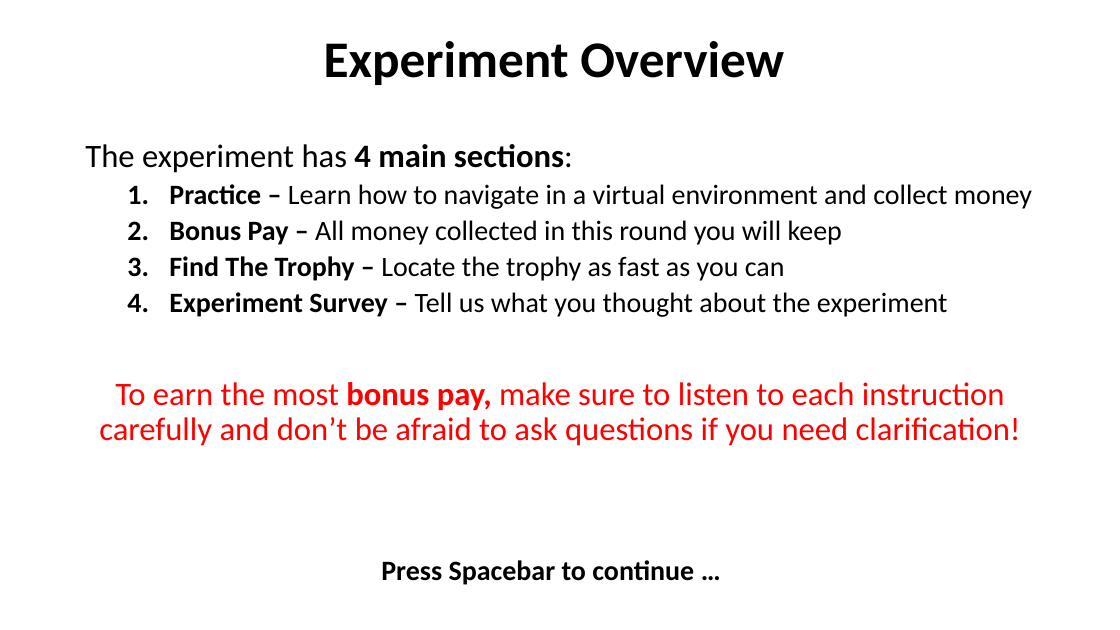
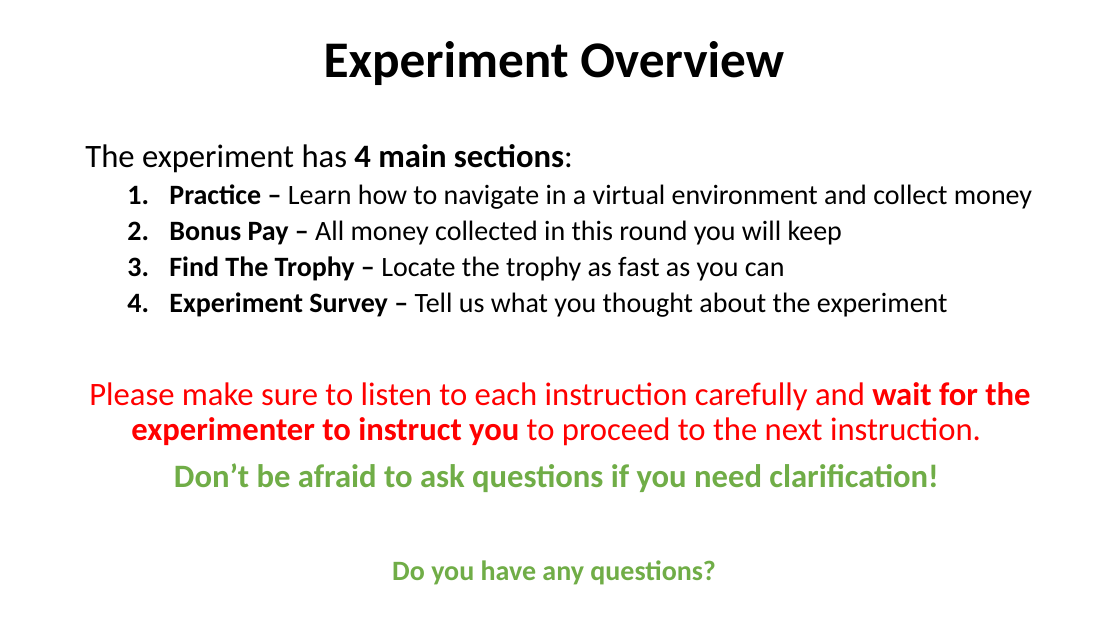
Before and after one commit to kbnealy/OpenMaze, a slide deck: slide 2 of Assets/StreamingAssets/2D_Objects/Practice/Practice_online_final.pptx. Drawn at 1120x630 pixels with LibreOffice and Linux fonts; fonts in the diff are those of the drawing. Boxes give left, top, right and bottom in pixels: in the first picture for what was removed or moved away, otherwise in the second. Text is boxed around its words. In the diff, an @@ line names an element or a change of style, - is before the commit and + after.

Commit message:
Updates To threshold code and instructions

```diff
--- a/Assets/StreamingAssets/2D_Objects/Practice/Practice_online_final.pptx
+++ b/Assets/StreamingAssets/2D_Objects/Practice/Practice_online_final.pptx
@@ text at (x1=89, y1=382, x2=1030, y2=492): text changed; bold on @@
-To earn the most bonus pay, make sure to listen to each instruction carefully and don’t be afraid to ask questions if you need clarification!
+Please make sure to listen to each instruction carefully and wait for the experimenter to instruct you to proceed to the next instruction.
+Don’t be afraid to ask questions if you need clarification!
@@ text at (x1=392, y1=560, x2=716, y2=585): text changed; text colour #000000 to #70AD47 @@
-Press Spacebar to continue …
+Do you have any questions?
```
Also in this commit, not shown: 11 other slides changed, 30 other files.
